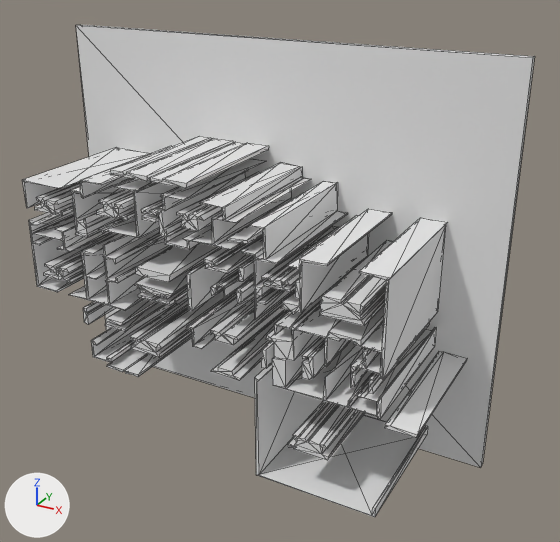
What one commit did to the glTF model version one/out_3d/16_26.glb.
The view is the same before and after, from a 50 mm lens placed at (13.01, -14.13, 10.56), pointed at (5.91, -1.23, 4.1). Every picture has the same lights, and +X, +Y and +Z are marked at lower left. Mesh edges are drawn as thin lines. Where no turn or scale is listed for an object, it has been applied to the vertices. Vertices at the same position are counted once.

The older version as bpy lines, for what is in view:
```python
me_geometry_0 = bpy.data.meshes.new('geometry_0')
me_geometry_0.from_pydata(...)  # 1310 vertices, 2452 faces; spans x 0.0..10.23, y -3.15..0.0, z 0.0..8.57
ob_geometry_0 = bpy.data.objects.new('geometry_0', me_geometry_0)
ob_geometry_0.location = (0.0, 0.0, 0.0)
```
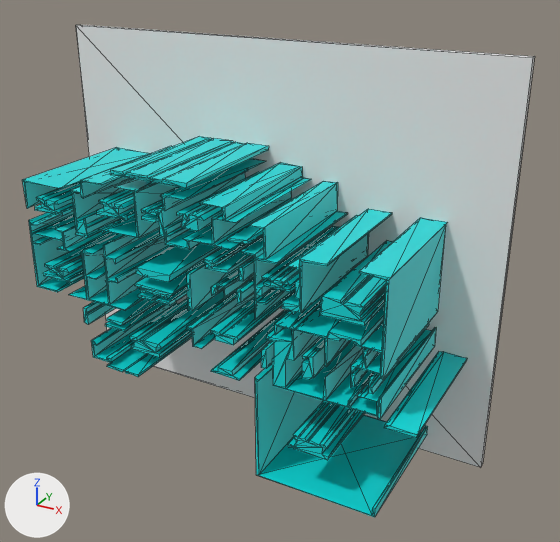
Where the change shows, as pixel boxes [x1, y1, x2, y2] in the pictures (560 x 542 px; the box of a moved part takes in the faces that stretch with it):
part 1 of me_geometry_0, moved or reshaped
    both: [130, 243, 216, 341]
part 2 of me_geometry_0, moved or reshaped
    before: [44, 270, 59, 280]
    after: [43, 270, 58, 276]
part 3 of me_geometry_0, recoloured (grey to cyan)
    both: [22, 25, 484, 516]

What changed in the scene script:
```text
Add mat_defaultmaterial:
    mat_defaultmaterial = bpy.data.materials.new('DefaultMaterial')
    mat_defaultmaterial.use_nodes = True; mat_defaultmaterial.node_tree.nodes.clear()
    _N = mat_defaultmaterial.node_tree.nodes; _L = mat_defaultmaterial.node_tree.links
    n0 = _N.new('ShaderNodeOutputMaterial'); n0.name = 'Material Output'
    n1 = _N.new('ShaderNodeBsdfPrincipled'); n1.name = 'Principled BSDF'
    n2 = _N.new('ShaderNodeVertexColor'); n2.name = 'Color Attribute'
    _L.new(n1.outputs[0], n0.inputs[0])  # 'BSDF' to 'Surface'
    _L.new(n2.outputs[0], n1.inputs[0])  # 'Color' to 'Base Color'
Change me_geometry_0:
    where me_geometry_0.from_pydata(...)  # 1310 vertices, 2452 faces; spans x 0.0..10.23, y -3.15..0.0, z 0.0..8.57
    used by ob_geometry_0; location = (0.0, 0.0, 0.0)
    me_geometry_0 part 1: 2 vertices moved from x 3.72, y -3.15..-0.15, z 4.47 to x 3.72, y -3.15..-0.15, z 4.46; 2 vertices removed from x 3.59, y -3.15..-0.15, z 2.84; 2 vertices added at x 3.58, y -3.15..-0.15, z 2.84
    me_geometry_0 part 2: 2 vertices removed from x 1.16, y -3.15..-0.15, z 3.8; 2 vertices added at x 1.14, y -3.15..-0.15, z 3.79
    me_geometry_0 part 3: 1770 faces spanning x 0.0..10.23, y -3.15..0.0, z 0.0..8.57 switch from no material to mat_defaultmaterial
```
